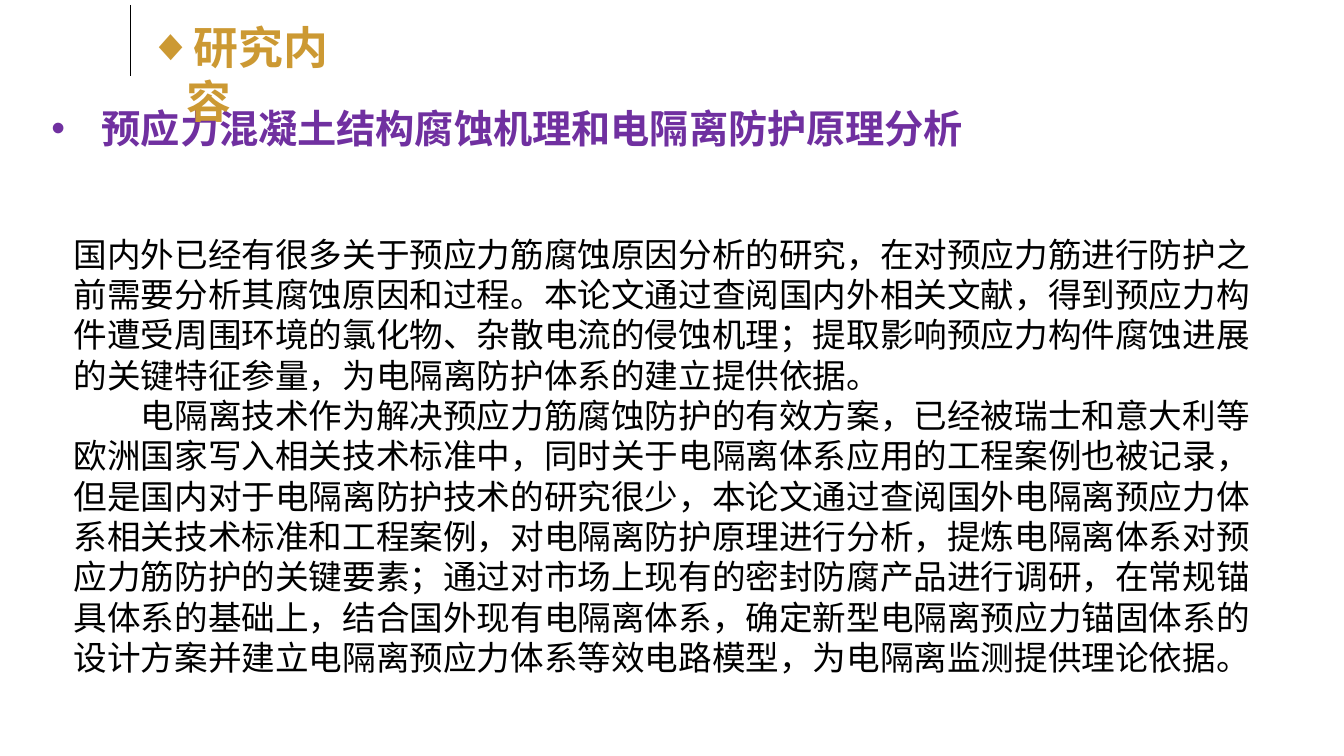
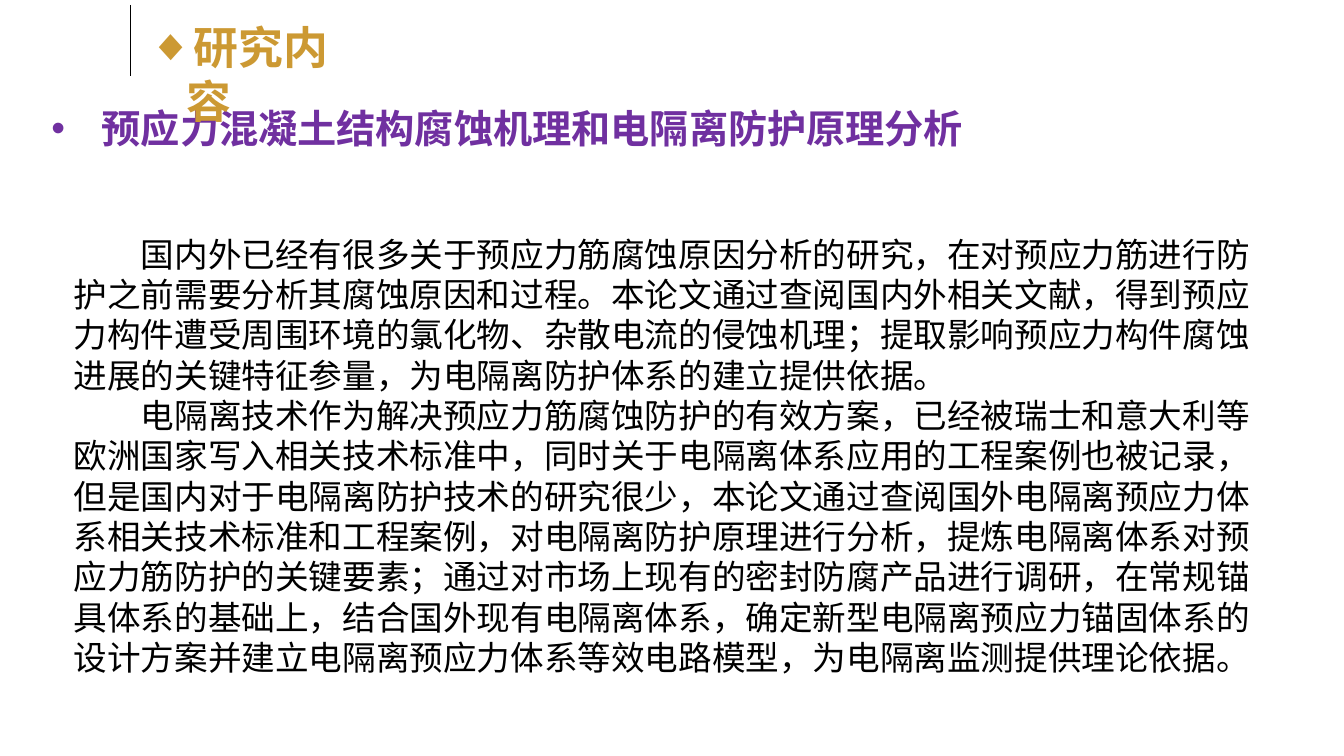
Before and after one commit to kokowhen/paper-manage, a slide deck: slide 11 of EIT/开题答辩slide.pptx (slide 15 before the commit). Drawn at 1344x756 pixels with LibreOffice and Linux fonts; fonts in the diff are those of the drawing; background and template pictures are left out. Boxes give left, top, right and bottom in pixels: in the first picture for what was removed or moved away, otherwise in the second. Text is boxed around its words. In the diff, an @@ line names an element or a change of style, - is before the commit and + after.

```diff
--- a/EIT/开题答辩slide.pptx
+++ b/EIT/开题答辩slide.pptx
@@ text at (74, 238, 1250, 674): text changed @@
-国内外已经有很多关于预应力筋腐蚀原因分析的研究，在对预应力筋进行防护之前需要分析其腐蚀原因和过程。本论文通过查阅国内外相关文献，得到预应力构件遭受周围环境的氯化物、杂散电流的侵蚀机理；提取影响预应力构件腐蚀进展的关键特征参量，为电隔离防护体系的建立提供依据。 电隔离技术作为解决预应力筋腐蚀防护的有效方案，已经被瑞士和意大利等欧洲国家写入相关技术标准中，同时关于电隔离体系应用的工程案例也被记录，但是国内对于电隔离防护技术的研究很少，本论文通过查阅国外电隔离预应力体系相关技术标准和工程案例，对电隔离防护原理进行分析，提炼电隔离体系对预应力筋防护的关键要素；通过对市场上现有的密封防腐产品进行调研，在常规锚具体系的基础上，结合国外现有电隔离体系，确定新型电隔离预应力锚固体系的设计方案并建立电隔离预应力体系等效电路模型，为电隔离监测提供理论依据。
+国内外已经有很多关于预应力筋腐蚀原因分析的研究，在对预应力筋进行防护之前需要分析其腐蚀原因和过程。本论文通过查阅国内外相关文献，得到预应力构件遭受周围环境的氯化物、杂散电流的侵蚀机理；提取影响预应力构件腐蚀进展的关键特征参量，为电隔离防护体系的建立提供依据。
+电隔离技术作为解决预应力筋腐蚀防护的有效方案，已经被瑞士和意大利等欧洲国家写入相关技术标准中，同时关于电隔离体系应用的工程案例也被记录，但是国内对于电隔离防护技术的研究很少，本论文通过查阅国外电隔离预应力体系相关技术标准和工程案例，对电隔离防护原理进行分析，提炼电隔离体系对预应力筋防护的关键要素；通过对市场上现有的密封防腐产品进行调研，在常规锚具体系的基础上，结合国外现有电隔离体系，确定新型电隔离预应力锚固体系的设计方案并建立电隔离预应力体系等效电路模型，为电隔离监测提供理论依据。
```
Also in this commit, not shown: 7 other slides changed, 1 slide added, 6 slides removed, 14 other files.
